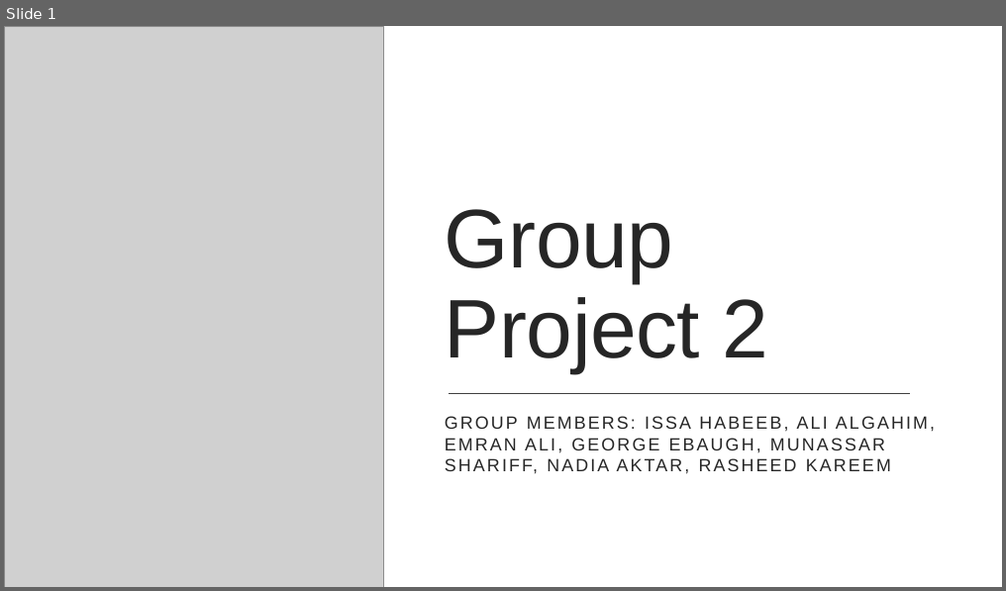
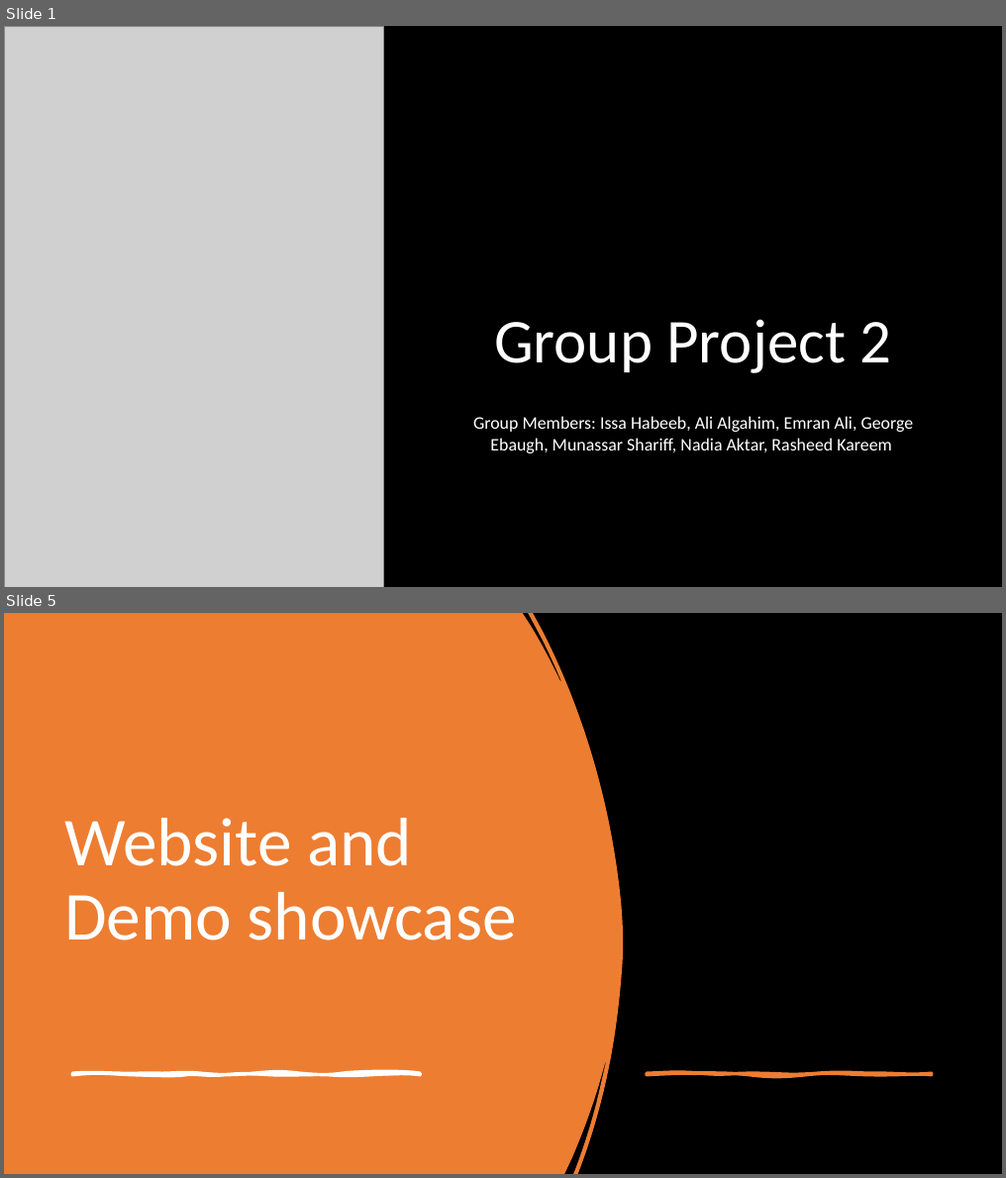
Before and after one commit to GroupCSC4110/Projects, a slide deck: GroupProject2/presentation 2.pptx. Shown one above the other, each under a label of ours: slide 1 before the commit, slides 1 and 5 after it; the slides between them are not shown. The pictures are 1006x591 and 1006x1178 pixels, drawn with LibreOffice and Linux fonts; fonts in the diff are those of the drawing; grey boxes stand for pictures. Boxes give left, top, right and bottom in pixels: in the first picture for what was removed or moved away, otherwise in the second. Text is boxed around its words. In the diff, an @@ line names an element or a change of style, - is before the commit and + after.

```diff
--- a/GroupProject2/presentation 2.pptx
+++ b/GroupProject2/presentation 2.pptx
@@ slide 5 added at [4, 613, 1002, 1174], background #000000 @@
@@ freeform shape added at [4, 613, 623, 1174], fill #ED7D31 @@
@@ title added at [64, 818, 517, 941], 66 pt, text #FFFFFF @@
+Website and Demo showcase
@@ freeform shape added at [73, 1073, 420, 1075], fill #FFFFFF, outline #FFFFFF 3.25 pt @@
@@ freeform shape added at [648, 1073, 933, 1075], fill #ED7D31, outline #ED7D31 3.25 pt @@
@@ slide 1 changed as well @@
@@ background #FFFFFF to #000000 @@
@@ rectangle removed at [4, 26, 1002, 587] @@
@@ title "Group Project 2" at [494, 319, 891, 373]: size 80 to 60 pt, font Arial to Calibri, text colour #262626 to #FFFFFF, letter spacing -0.5 to 0 pt; alignment left to centre @@
@@ line removed from (449, 394) to (910, 394) @@
@@ subtitle at [473, 416, 914, 454]: text changed; font Arial to Calibri; text colour #262626 to #FFFFFF @@
-GROUP MEMBERS: ISSA HABEEB, ALI ALGAHIM, EMRAN ALI, GEORGE EBAUGH, MUNASSAR SHARIFF, NADIA AKTAR, RASHEED KAREEM
+Group Members: Issa Habeeb, Ali Algahim, Emran Ali, George Ebaugh, Munassar Shariff, Nadia Aktar, Rasheed Kareem
@@ rectangle removed at [4, 550, 1002, 587] @@
```
Also in this commit, not shown: 6 other slides added, 1 slide removed, 2 other files.
